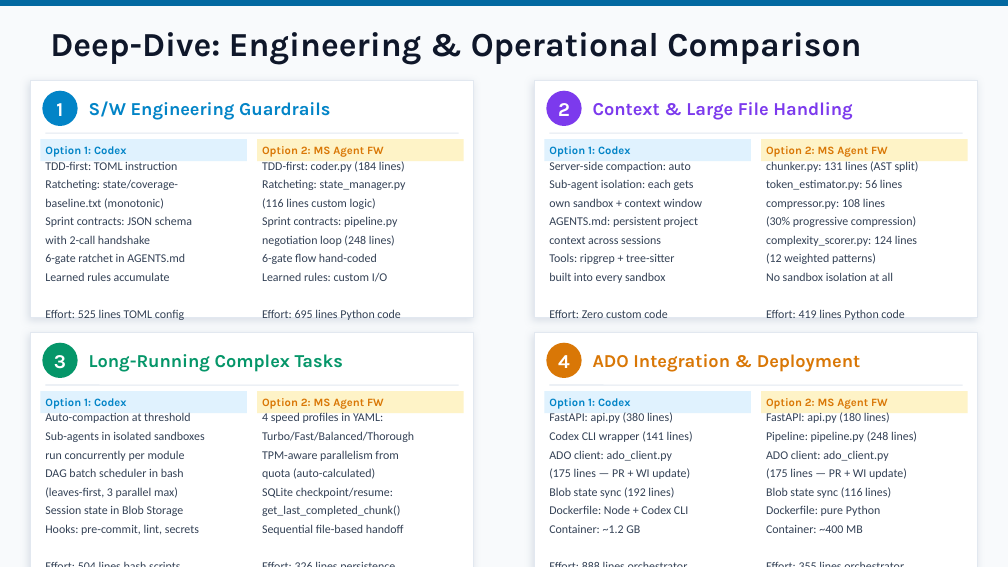
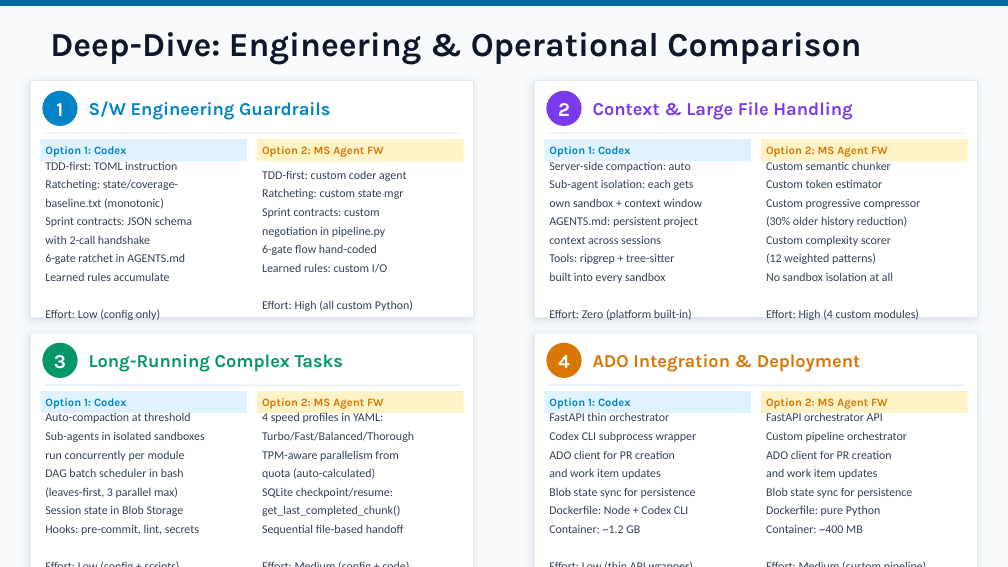
Before and after one commit to cwijayasundara/legacy_mod_maf_v1, a slide deck: slide 8 of Migration-Agent-Architecture-Options.pptx. Drawn at 1008x567 pixels with LibreOffice and Linux fonts; fonts in the diff are those of the drawing. Boxes give left, top, right and bottom in pixels: in the first picture for what was removed or moved away, otherwise in the second. Text is boxed around its words. In the diff, an @@ line names an element or a change of style, - is before the commit and + after.

```diff
--- a/Migration-Agent-Architecture-Options.pptx
+++ b/Migration-Agent-Architecture-Options.pptx
@@ text at <box>262,171,406,237</box>: text changed @@
-TDD-first: coder.py (184 lines)
-Ratcheting: state_manager.py
-(116 lines custom logic)
-Sprint contracts: pipeline.py
-negotiation loop (248 lines)
+TDD-first: custom coder agent
+Ratcheting: custom state mgr
+Sprint contracts: custom
+negotiation in pipeline.py
@@ text at <box>766,160,921,246</box>: text changed @@
-chunker.py: 131 lines (AST split)
-token_estimator.py: 56 lines
-compressor.py: 108 lines
-(30% progressive compression)
-complexity_scorer.py: 124 lines
+Custom semantic chunker
+Custom token estimator
+Custom progressive compressor
+(30% older history reduction)
+Custom complexity scorer
@@ text at <box>45,309,160,320</box>: text changed @@
-Effort: 525 lines TOML config
+Effort: Low (config only)
@@ text at <box>262,300,413,311</box>: text changed @@
-Effort: 695 lines Python code
+Effort: High (all custom Python)
@@ text at <box>549,309,692,320</box>: text changed @@
-Effort: Zero custom code
+Effort: Zero (platform built-in)
@@ text at <box>766,309,919,320</box>: text changed @@
-Effort: 419 lines Python code
+Effort: High (4 custom modules)
@@ text at <box>549,412,697,498</box>: text changed @@
-FastAPI: api.py (380 lines)
-Codex CLI wrapper (141 lines)
-ADO client: ado_client.py
-(175 lines — PR + WI update)
-Blob state sync (192 lines)
+FastAPI thin orchestrator
+Codex CLI subprocess wrapper
+ADO client for PR creation
+and work item updates
+Blob state sync for persistence
@@ text at <box>549,412,697,533</box>: text changed @@
-Effort: 888 lines orchestrator
+Effort: Low (thin API wrapper)
@@ text at <box>766,412,912,498</box>: text changed @@
-FastAPI: api.py (180 lines)
-Pipeline: pipeline.py (248 lines)
-ADO client: ado_client.py
-(175 lines — PR + WI update)
-Blob state sync (116 lines)
+FastAPI orchestrator API
+Custom pipeline orchestrator
+ADO client for PR creation
+and work item updates
+Blob state sync for persistence
@@ text at <box>766,412,912,533</box>: text changed @@
-Effort: 355 lines orchestrator
+Effort: Medium (custom pipeline)
```
Also in this commit, not shown: 9 other slides changed, 1 other file.
